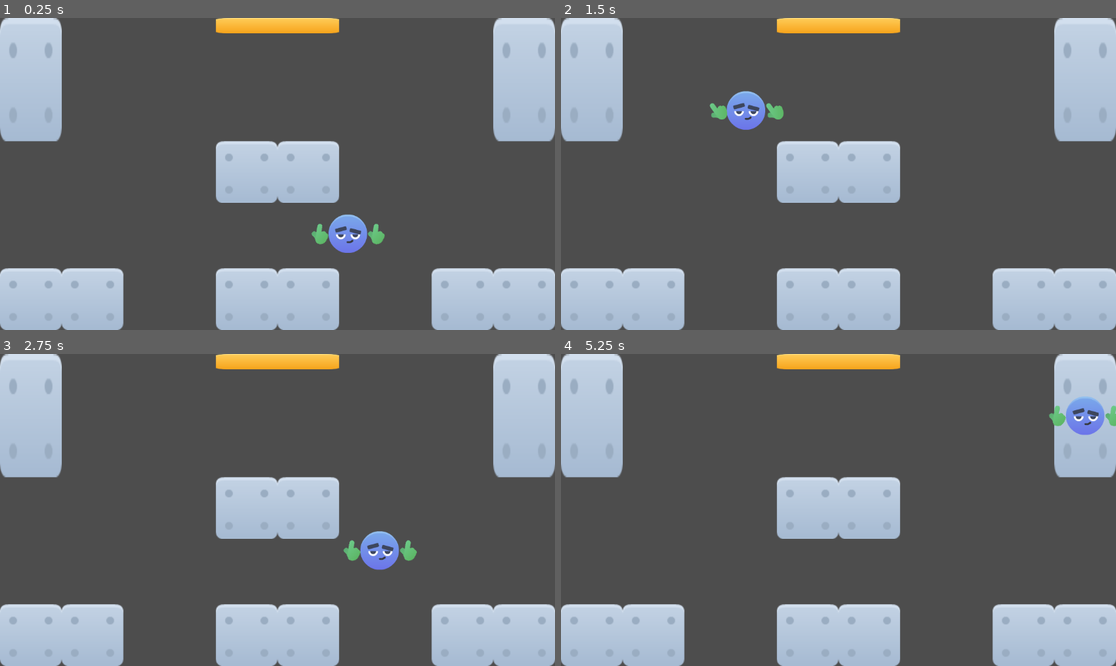
Above: before the commit, frames 1-4 (two rows, left to right).
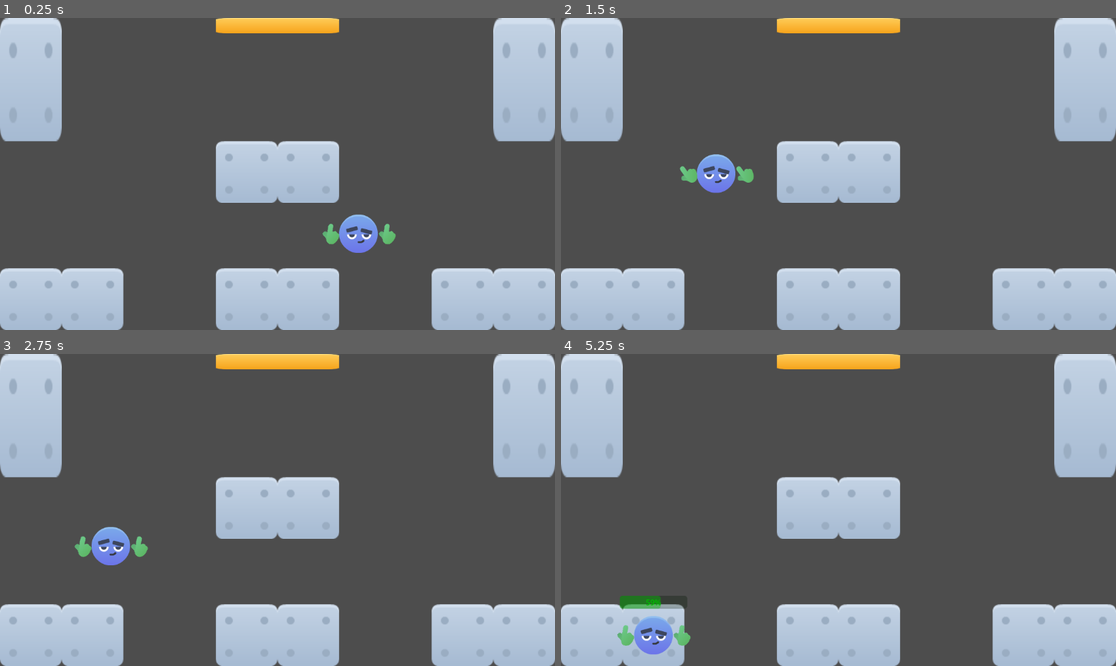
Above: after the commit, the same moments.

Repository: AndreaTerenz/masseria
Game: Godot game, scene res://Main.tscn
Two runs of this game, one before a commit and one after it. Both use one fixed random seed, a clock stepped at 60 frames per second and the inputs below.
Inputs:
- Up to frame 1 (0.25 s): no input
- Up to frame 2 (1.5 s): no input
- Up to frame 3 (2.75 s): no input
- Up to frame 4 (5.25 s): no input

The runs differ from the first frame. In frame 1, 0.9% of the frame differs, in the area x 56-72%, y 63-76%; in frame 2, 1.7%; in frame 3, 1.7%; in frame 4, 2.2%, in the area x 10-100%, y 13-97%.

Commit message:
Scripted 4 actions

Diff:
--- a/Main.tscn
+++ b/Main.tscn
@@ -9,7 +9,7 @@
 script/source = "extends Node2D
 
 func _ready() -> void:
-	await get_tree().create_timer(5.0).timeout
+	await get_tree().create_timer(2.0).timeout
 
 	AgentManager.send_broadcast(&\"PISELLARE\", 69)
 "
@@ -20,59 +20,6 @@
 }
 point_count = 7
 
-[sub_resource type="GDScript" id="GDScript_rn7af"]
-resource_name = "dummy"
-script/source = "extends Agent
-
-@export var idle_speed := 500.0
-@export var path : Path2D
-
-var offset := 0.0
-var idle := true :
-	set(i):
-		idle = i
-
-		if idle:
-			var curve_p := path.to_local(global_position)
-
-			global_position = path.curve.get_closest_point(curve_p)
-			offset = path.curve.get_closest_offset(curve_p)
-		else:
-			var fridges := get_tree().get_nodes_in_group(\"Fridges\")
-
-			var min_dist := INF
-			var closest = null
-			for fridge in fridges:
-				var d : float = fridge.global_position.distance_to(global_position)
-
-				if d < min_dist:
-					min_dist = d
-					closest = fridge
-
-			global_position = closest.global_position
-
-
-func _ready() -> void:
-	super()
-
-	idle = true
-
-func _on_broadcast(id, val):
-	if id == &\"PISELLARE\":
-		idle = false
-
-func _process(delta: float) -> void:
-	if not idle:
-		return
-
-	offset += delta * idle_speed
-
-	global_position = path.to_global(path.curve.sample_baked(offset))
-
-	if offset >= path.curve.get_baked_length():
-		offset = 0.
-"
-
 [node name="Kitchen" type="Node2D"]
 script = SubResource("GDScript_i6dm0")
 
@@ -80,11 +27,9 @@
 curve = SubResource("Curve2D_obaid")
 
 [node name="DummyAgent" parent="." node_paths=PackedStringArray("path") instance=ExtResource("1_1hxmu")]
-z_index = 10
-position = Vector2(896, 424)
+z_index = 3
+position = Vector2(915, 436)
 scale = Vector2(1, 1)
-script = SubResource("GDScript_rn7af")
-idle_speed = 500.0
 path = NodePath("../IdlePath")
 
 [node name="Oven" type="Sprite2D" parent="." groups=["Ovens"]]
@@ -107,22 +52,22 @@
 scale = Vector2(1.6, 1.6)
 texture = ExtResource("2_5qmts")
 
-[node name="Table" type="Sprite2D" parent="." groups=["Table"]]
+[node name="Table" type="Sprite2D" parent="." groups=["Tables"]]
 position = Vector2(512, 320)
 scale = Vector2(1.6, 1.6)
 texture = ExtResource("2_5qmts")
 
-[node name="Table2" type="Sprite2D" parent="." groups=["Table"]]
+[node name="Table2" type="Sprite2D" parent="." groups=["Tables"]]
 position = Vector2(640, 320)
 scale = Vector2(1.6, 1.6)
 texture = ExtResource("2_5qmts")
 
-[node name="Table3" type="Sprite2D" parent="." groups=["Table"]]
+[node name="Table3" type="Sprite2D" parent="." groups=["Tables"]]
 position = Vector2(512, 584)
 scale = Vector2(1.6, 1.6)
 texture = ExtResource("2_5qmts")
 
-[node name="Table4" type="Sprite2D" parent="." groups=["Table"]]
+[node name="Table4" type="Sprite2D" parent="." groups=["Tables"]]
 position = Vector2(640, 584)
 scale = Vector2(1.6, 1.6)
 texture = ExtResource("2_5qmts")
@@ -137,7 +82,7 @@
 scale = Vector2(1.6, 3.2)
 texture = ExtResource("2_5qmts")
 
-[node name="Exit" type="Sprite2D" parent="."]
+[node name="Exit" type="Sprite2D" parent="." groups=["Exit"]]
 position = Vector2(576, 16)
 scale = Vector2(3.2, 0.4)
 texture = ExtResource("3_piqc7")
--- a/Script/Agent.gd
+++ b/Script/Agent.gd
@@ -1,15 +1,21 @@
 class_name Agent
 extends Node2D
 
+@export var path : Path2D
+
 var agent_id : StringName = &"default"
-var possible_actions = [1, 1, 0, 0]
+var possible_actions = [1, 1, 1, 1]  # TODO: Replace with [1, 1, 0, 0]
+var current_action = -1
+var idle_speed = 400
+
+enum {IDLE, MOVING, CARRYING, WORKING, WAITING}
+var intent = null
+var state = IDLE
+var path_offset := 0.0
 
 
 func _ready() -> void:
 	add_to_group(&"Agents")
-
-	# position.x = randf_range(100., 500.)
-	# position.y = randf_range(100., 500.)
 	possible_actions.shuffle()
 
 	AgentManager.add_agent(self)
@@ -26,9 +32,90 @@
 	right_tween.tween_property($RightHand, "rotation_degrees", -90, 0.5).from(0)
 	right_tween.tween_property($RightHand, "rotation_degrees", 0, 0.5).from(-90)
 
+	var curve_p := path.to_local(global_position)
+	global_position = path.curve.get_closest_point(curve_p)
+	path_offset = path.curve.get_closest_offset(curve_p)
+
 
 func get_possible_actions():
 	return [possible_actions.find(1), possible_actions.rfind(1)]
 
 func _on_broadcast(id: StringName, data: Variant):
-	pass
+	action_request(2)
+
+func action_request(action_id: int):
+	if possible_actions[action_id]:
+		match action_id:
+			0, 1:
+				intent = find_closest("Fridges")
+				state = MOVING
+			2:
+				intent = find_closest("Ovens")
+				state = CARRYING
+			3:
+				intent = find_closest("Exit")
+				state = CARRYING
+
+		current_action = action_id
+
+func _process(delta):
+	match state:
+		IDLE:
+			path_offset += delta * idle_speed
+			global_position = path.to_global(path.curve.sample_baked(path_offset))
+			if path_offset >= path.curve.get_baked_length():
+				path_offset = 0.
+		MOVING:
+			var speed = idle_speed
+			if position.x != intent.x and position.y != intent.y:
+				speed = speed / sqrt(2)
+			position.x = move_toward(position.x, intent.x, delta * speed)
+			position.y = move_toward(position.y, intent.y, delta * speed)
+
+			if position == intent:
+				if current_action == 3:
+					intent = null
+					state = IDLE
+				else:
+					intent = find_closest("Tables")
+					state = CARRYING
+		CARRYING:
+			var speed = idle_speed
+			if position.x != intent.x and position.y != intent.y:
+				speed = speed / sqrt(2)
+			position.x = move_toward(position.x, intent.x, delta * speed)
+			position.y = move_toward(position.y, intent.y, delta * speed)
+
+			if position == intent:
+				intent = null
+				state = WORKING
+				$Progress.show()
+		WORKING:
+			if $Progress.value == 100:
+				$Progress.hide()
+
+				if current_action == 3:
+					var curve_p := path.to_local(global_position)
+					intent = path.curve.get_closest_point(curve_p)
+					path_offset = path.curve.get_closest_offset(curve_p)
+					state = MOVING
+				else:
+					state = WAITING
+					var spin_tween := create_tween().set_loops()
+					spin_tween.tween_property(self, "rotation_degrees", 360, 4).from(0)
+			else:
+				$Progress.set_value_no_signal($Progress.value + 0.5)
+
+
+
+func find_closest(group: String):
+	var min_dist := INF
+	var closest = null
+	for el in get_tree().get_nodes_in_group(group):
+		var d : float = el.global_position.distance_to(global_position)
+
+		if d < min_dist:
+			min_dist = d
+			closest = el
+
+	return closest.global_position
--- a/dummy_agent.tscn
+++ b/dummy_agent.tscn
@@ -22,3 +22,11 @@
 [node name="FaceH" type="Sprite2D" parent="."]
 position = Vector2(1, 2)
 texture = ExtResource("4_oaehy")
+
+[node name="Progress" type="ProgressBar" parent="."]
+visible = false
+modulate = Color(0, 0.784314, 0, 1)
+offset_left = -70.0
+offset_top = -82.0
+offset_right = 70.0
+offset_bottom = -55.0
Not shown: 1 places in Main.tscn that only renumber resources
